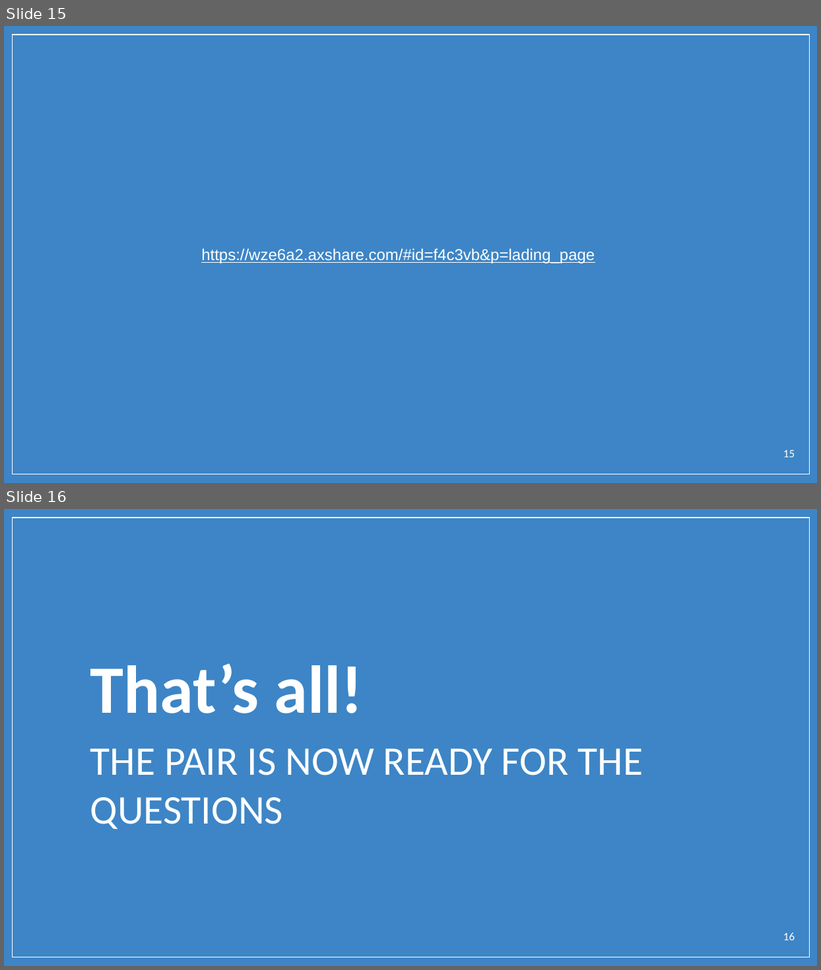
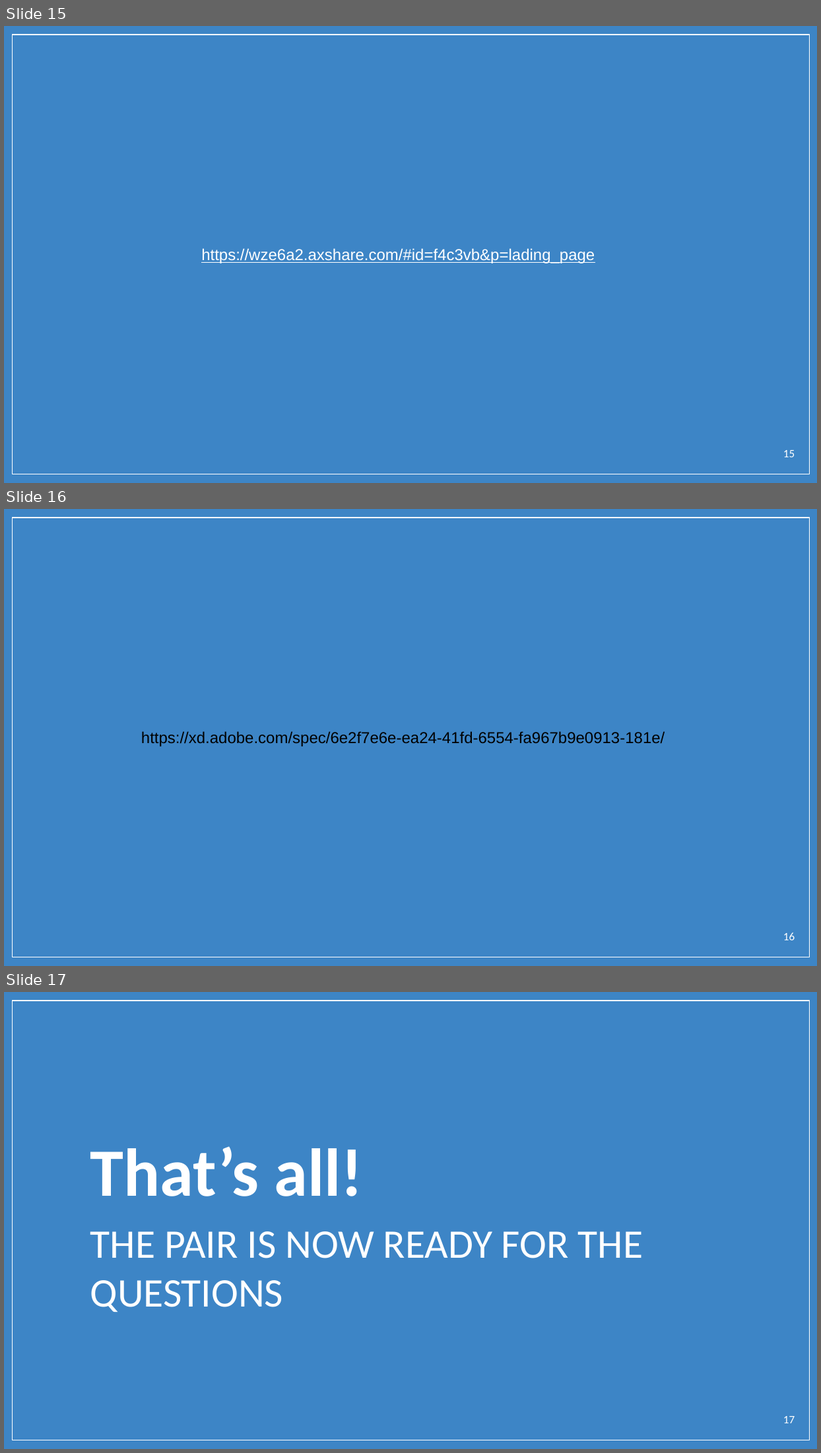
Before and after one commit to jbcaridad/userdessf181-A1-jbcaridad-emgarcia, a slide deck: UIUX/Connect.pptx. Shown one above the other, each under a label of ours: slides 15 and 16 before the commit, slides 15, 16 and 17 after it. The pictures are 821x970 and 821x1453 pixels, drawn with LibreOffice and Linux fonts; fonts in the diff are those of the drawing; background and template pictures are left out. Boxes give left, top, right and bottom in pixels: in the first picture for what was removed or moved away, otherwise in the second. Text is boxed around its words. In the diff, an @@ line names an element or a change of style, - is before the commit and + after.

Commit message:
ppt updated

```diff
--- a/UIUX/Connect.pptx
+++ b/UIUX/Connect.pptx
@@ slide 16 added at <box>4,509,817,966</box>, background picture (left out); not listed: 1 template element that a slide beside it also shows @@
@@ text added at <box>141,731,665,747</box>, 14 pt, text #000000 @@
+https://xd.adobe.com/spec/6e2f7e6e-ea24-41fd-6554-fa967b9e0913-181e/
@@ page number added at <box>783,933,795,941</box>, 10 pt, text #FFFFFF @@
+16
@@ what was slide 16 is now slide 17 @@
@@ page number at <box>783,1416,795,1424</box>: text changed @@
-16
+17
```
